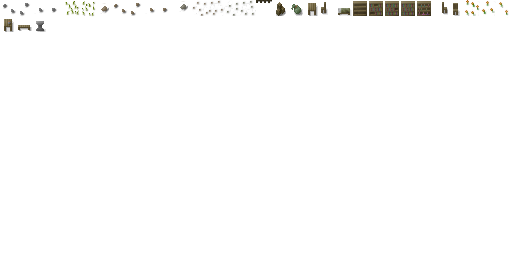
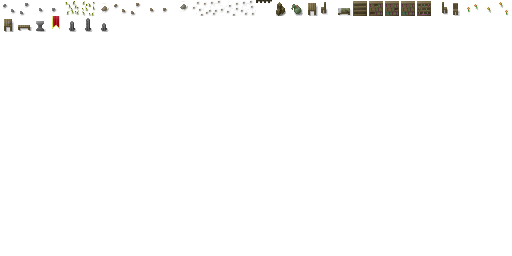
Before/after of a 512 × 256 layered artwork. What changed in the layer stack:
painted on "shade" over [4, 0, 495, 32]
